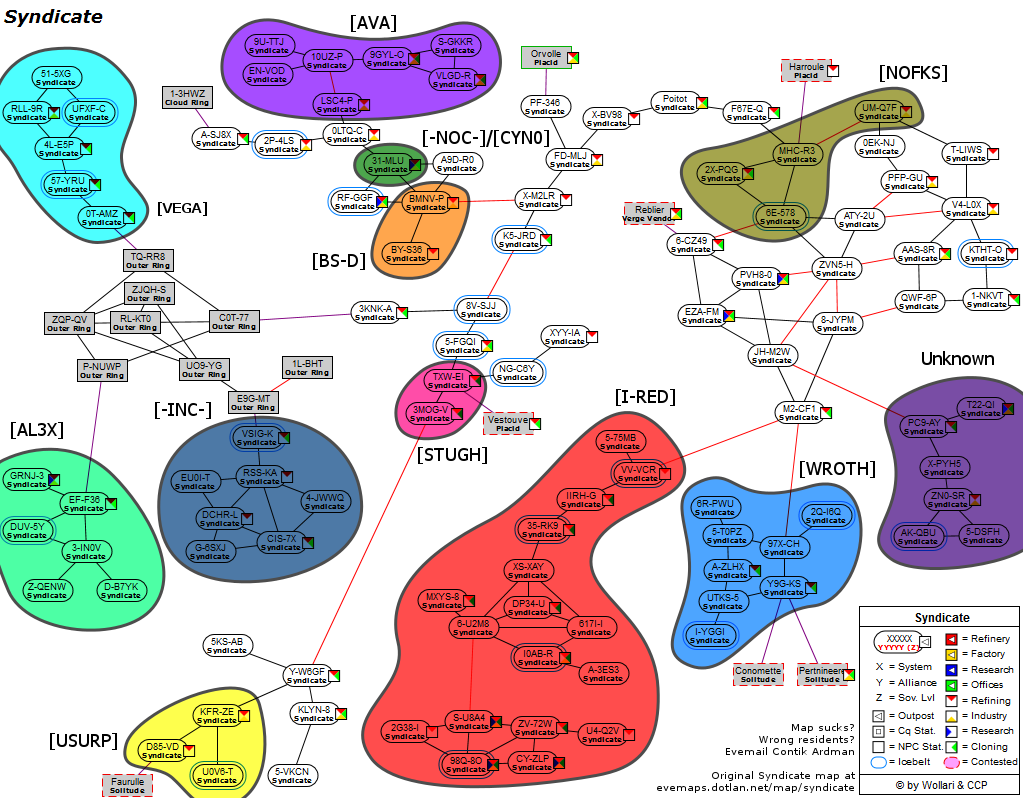
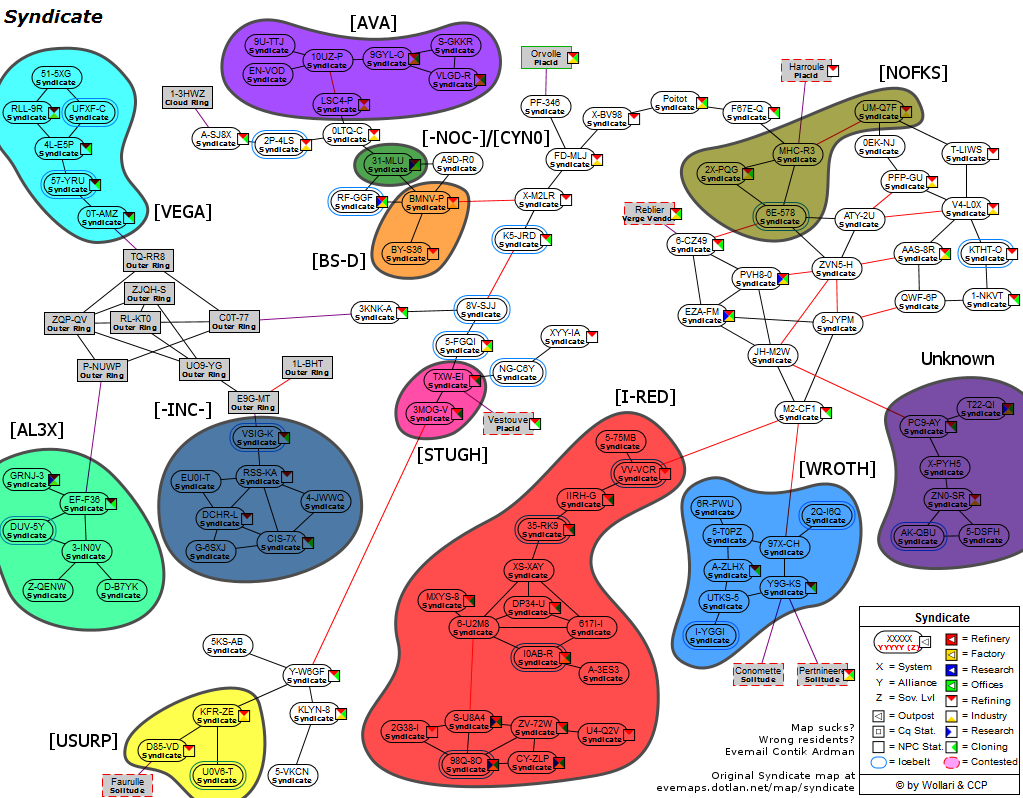
Before/after of a 1023×798 layered artwork. What changed in the layer stack:
painted on "[VEGA]" over [left=155, top=202, right=211, bottom=221]
